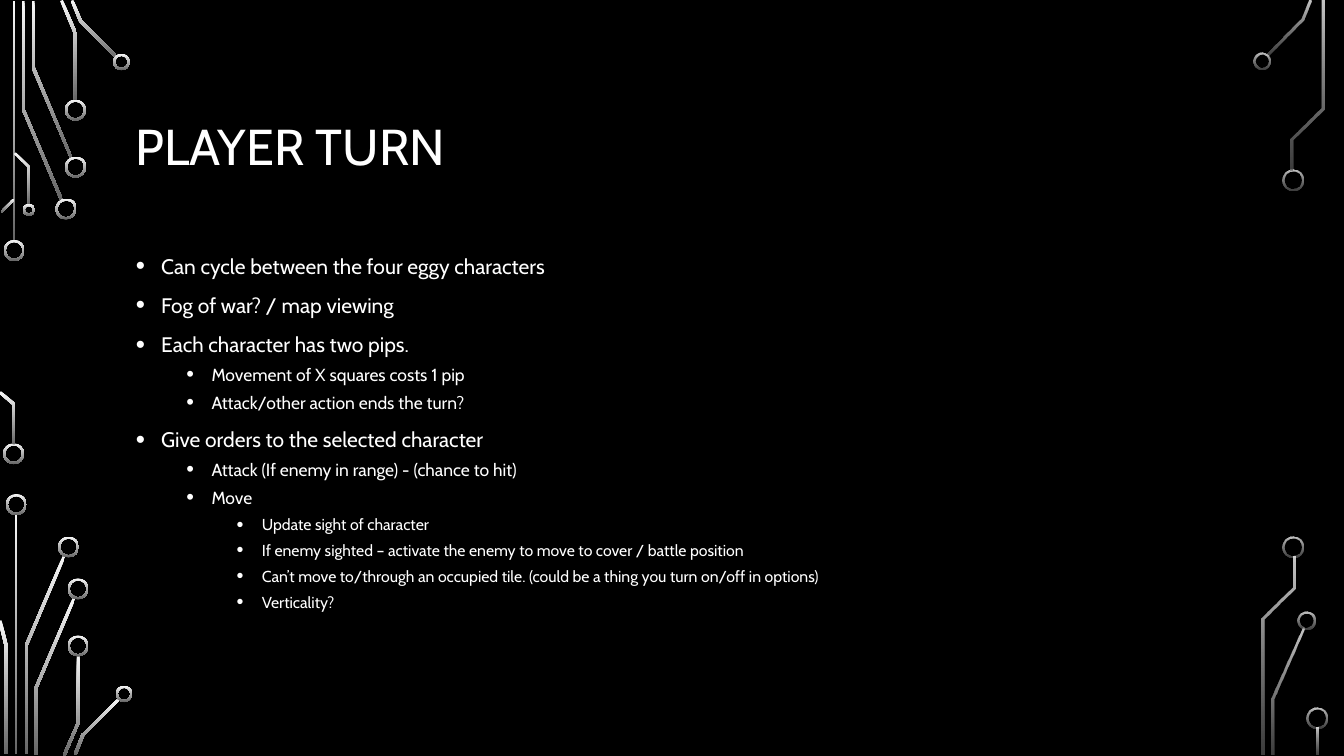
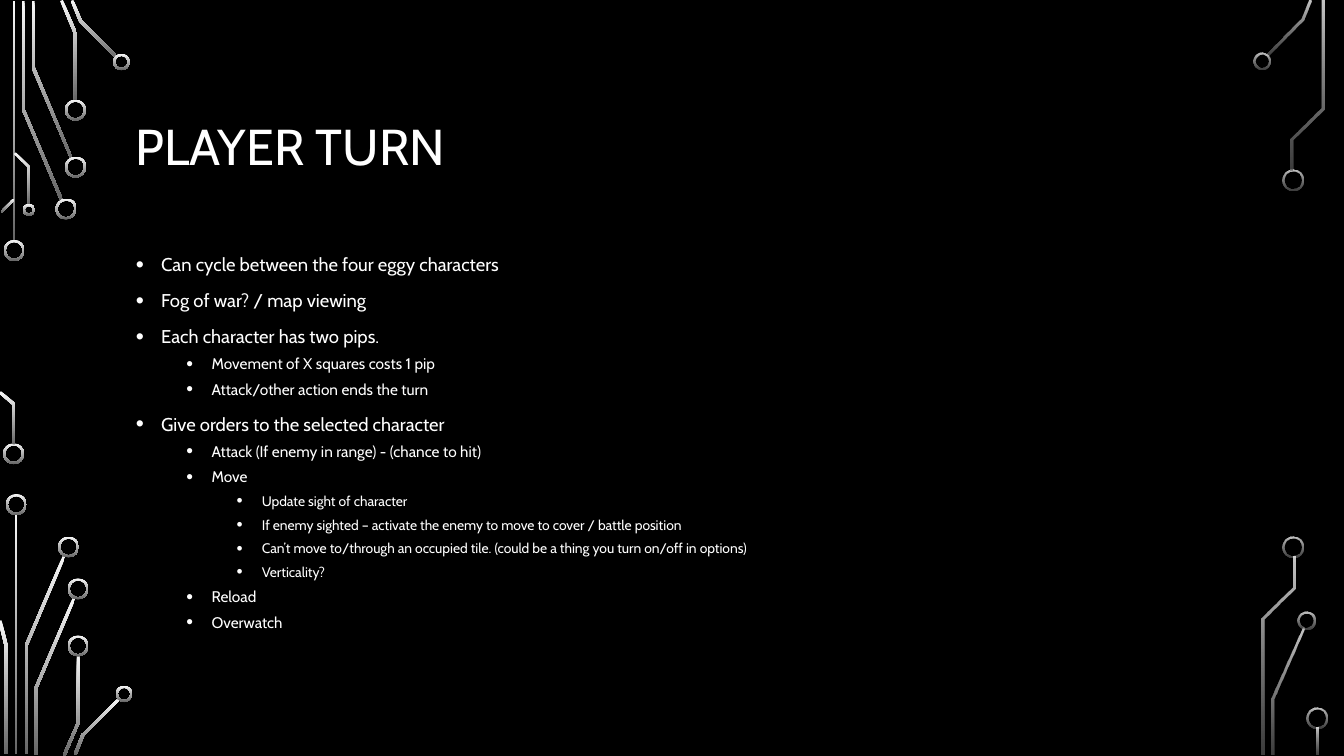
Before and after one commit to LewisGraydon/AIForGamesEngines, a slide deck: slide 6 of AIGameDesignDocument.pptx. Drawn at 1344x756 pixels with LibreOffice and Linux fonts; fonts in the diff are those of the drawing; background and template pictures are left out. Boxes give left, top, right and bottom in pixels: in the first picture for what was removed or moved away, otherwise in the second. Text is boxed around its words. In the diff, an @@ line names an element or a change of style, - is before the commit and + after.

Commit message:
updated design document

```diff
--- a/AIGameDesignDocument.pptx
+++ b/AIGameDesignDocument.pptx
@@ text at [161, 257, 747, 581]: size 15 to 13.2 pt in "Can cycle between the four eggy characters", "Fog of war? / map viewing", "Each character has two pips.", "Give orders to the selected character"; size 12.5 to 11 pt in "Movement of X squares costs 1 pip", "Attack (If enemy in range) - (chance ...", "Move"; size 11.2 to 9.9 pt in "Update sight of character", "If enemy sighted – activate the enemy ...", "Can’t move to/through an occupied tile. (could ...", "Verticality?" @@
@@ text at [212, 383, 428, 397]: text changed; size 12.5 to 11 pt @@
-  • Attack/other action ends the turn?
+  • Attack/other action ends the turn
@@ text at [212, 590, 283, 628]: paragraphs added @@
+  • Reload
+  • Overwatch
```
Also in this commit, not shown: 2 other slides changed, 2 slides added.
